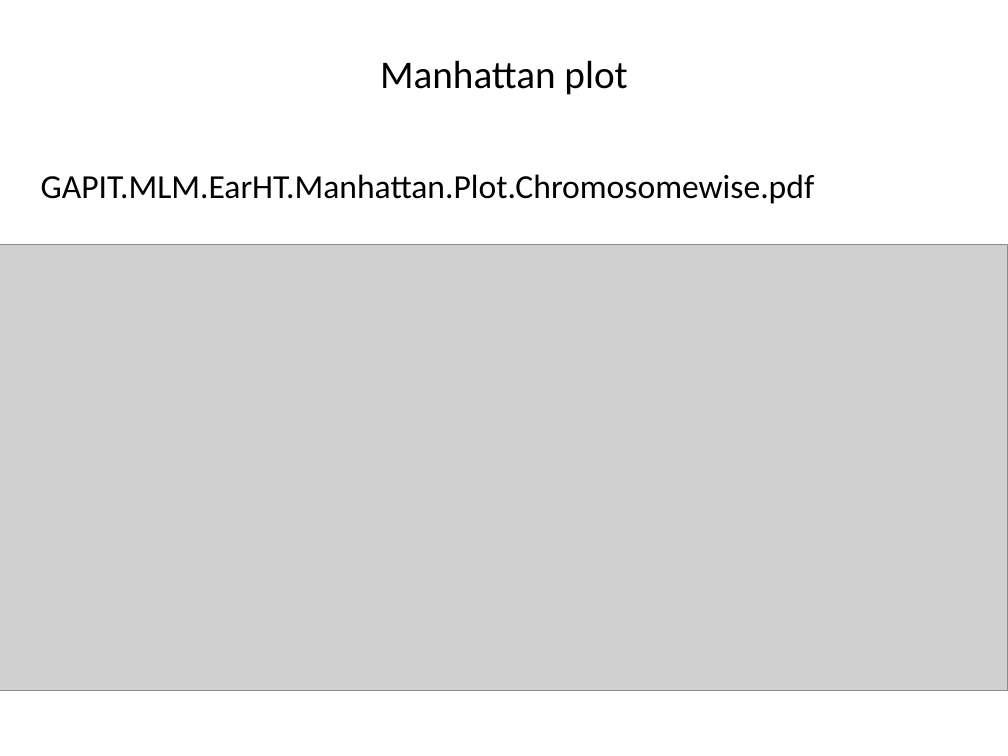
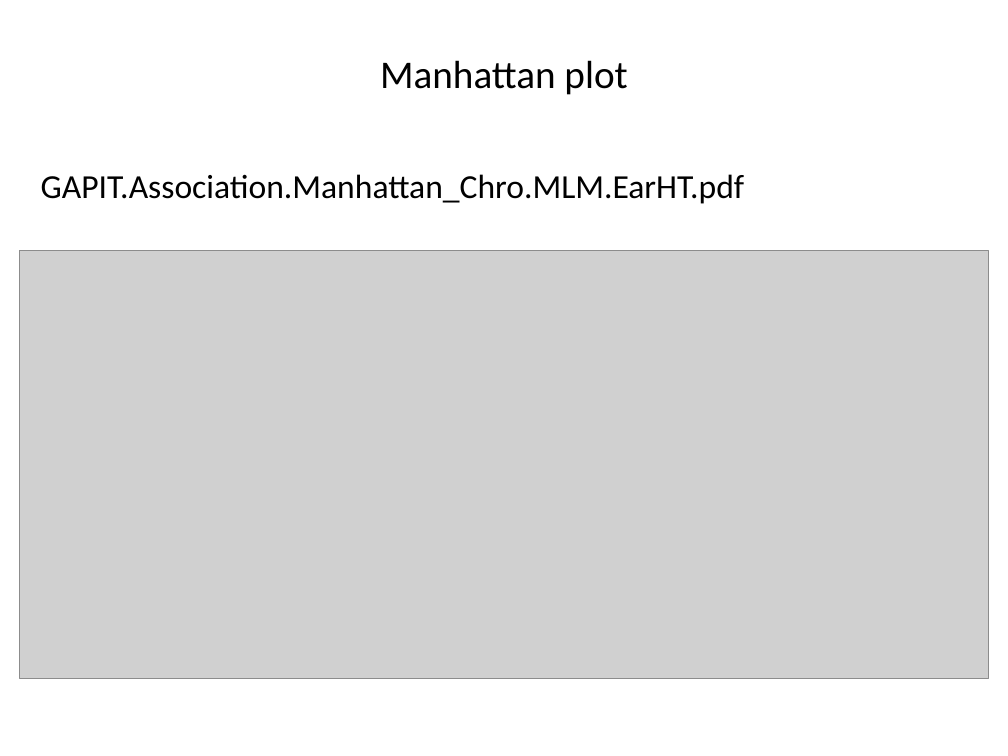
Before and after one commit to liu3zhenlab/teaching, a slide deck: slide 21 of PLPTH813Bioinformatis/2023/labs/lab07_qtl_gwas.pptx. Drawn at 1008x756 pixels with LibreOffice and Linux fonts; fonts in the diff are those of the drawing; grey boxes stand for pictures. Boxes give left, top, right and bottom in pixels: in the first picture for what was removed or moved away, otherwise in the second. Text is boxed around its words. In the diff, an @@ line names an element or a change of style, - is before the commit and + after.

```diff
--- a/PLPTH813Bioinformatis/2023/labs/lab07_qtl_gwas.pptx
+++ b/PLPTH813Bioinformatis/2023/labs/lab07_qtl_gwas.pptx
@@ text at [41, 174, 744, 204]: text changed @@
-GAPIT.MLM.EarHT.Manhattan.Plot.Chromosomewise.pdf
+GAPIT.Association.Manhattan_Chro.MLM.EarHT.pdf
@@ picture: place and size @@
-picture at [0, 245, 1008, 690]
+picture at [20, 250, 989, 678]
```
Also in this commit, not shown: 7 other slides changed, 3 slides added, 2 slides removed, 1 other file.
